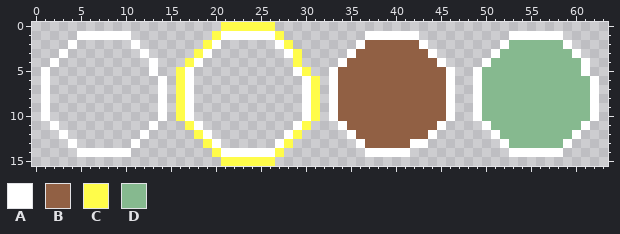
File history of a pixel-art sprite, Assets/Sprites/UI/round_indicators.png. Above, as it was before the edit.
The file is 64x16 pixels.
Palette (. is transparent): A #ffffff  B #916044  C #fffc4a  D #86b98f
Pixels before, first column x 1:
 0 ....................CCCCCC....................................
 1 ....AAAAAA.........CAAAAAAC.........AAAAAA..........AAAAAA....
 2 ...A......A.......CA......AC.......ABBBBBBA........ADDDDDDA...
 3 ..A........A.....CA........AC.....ABBBBBBBBA......ADDDDDDDDA..
 4 .A..........A...CA..........C....ABBBBBBBBBBA....ADDDDDDDDDDA.
 5 A...........A..CA...........AC..ABBBBBBBBBBBBA..ADDDDDDDDDDDA.
 6 A............A.CA............AC.ABBBBBBBBBBBBA..ADDDDDDDDDDDDA
 7 A............A.CA............AC.ABBBBBBBBBBBBA..ADDDDDDDDDDDDA
 8 A............A.CA............AC.ABBBBBBBBBBBBA..ADDDDDDDDDDDDA
 9 A............A.CA............AC.ABBBBBBBBBBBBA..ADDDDDDDDDDDDA
10 A............A.CA............AC.ABBBBBBBBBBBBA..ADDDDDDDDDDDDA
11 .A..........A...CA..........AC...ABBBBBBBBBBA....ADDDDDDDDDDA.
12 ..A........A.....CA........AC.....ABBBBBBBBA......ADDDDDDDDA..
13 ...A......A.......CA......AC.......ABBBBBAA........ADDDDDDA...
14 ....AAAAAA.........CAAAAAAC.........AAAAA...........AAAAAA....
15 ....................CCCCCC....................................
Now the later version:
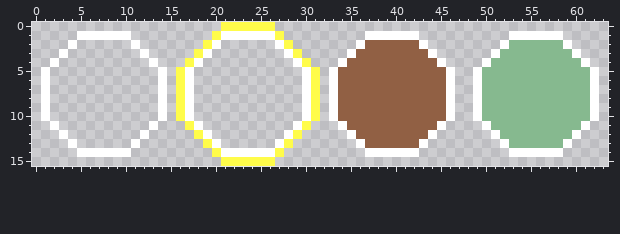
Message: RoundResultsPanel now hidden on round end
Change:
Changed rows in their new state; - is an unchanged pixel.
first column x 13:
 4 ----------------AC--------------------------------
 5 .A--------------.AC-----------------------------DA
first column x 42:
13 B
14 A
Changed places in both pictures, as pixel boxes (x1, y1, x2, y2):
changed: (293, 58, 320, 76)
changed: (149, 67, 167, 76)
changed: (581, 67, 599, 76)
changed: (410, 139, 419, 157)
